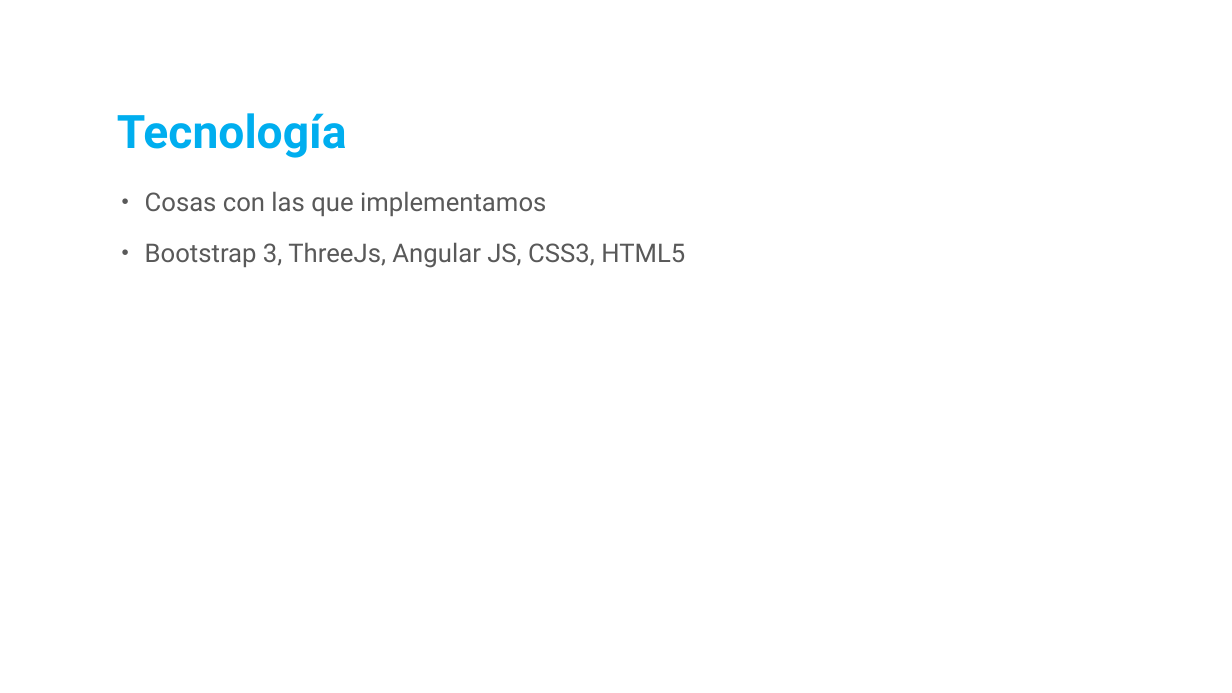
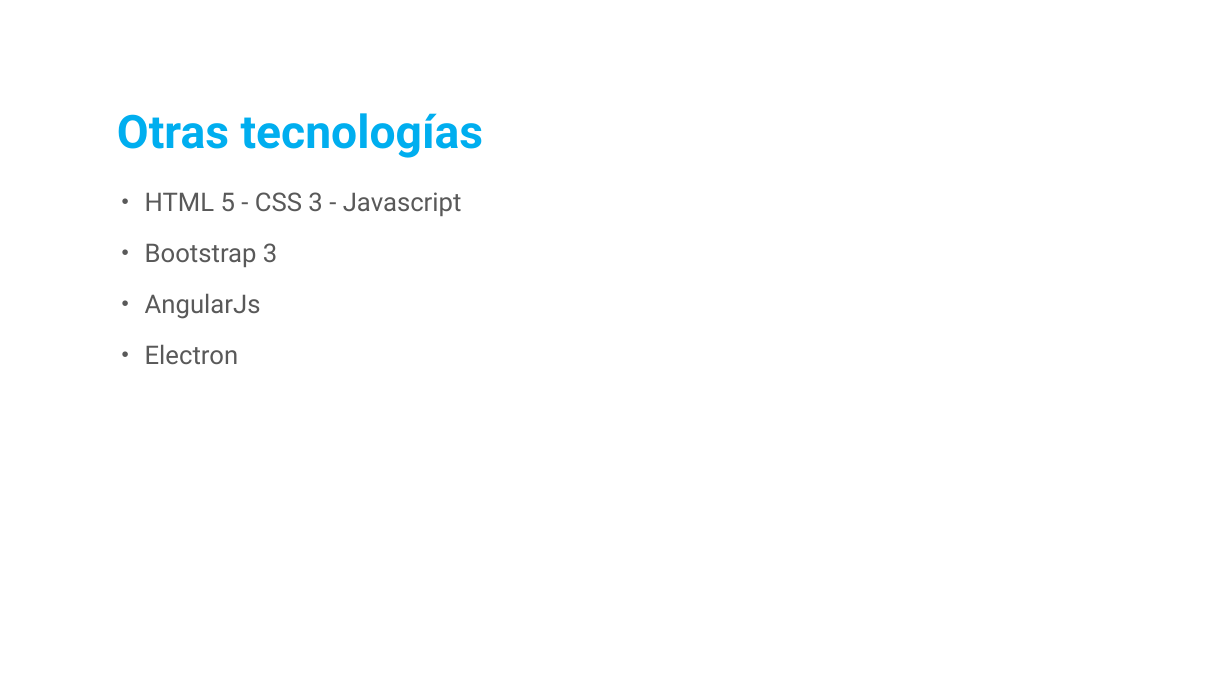
Before and after one commit to oliveraRafa/IETFEM, a slide deck: slide 15 of Tesis/Tesis.pptx (slide 10 before the commit). Drawn at 1232x693 pixels with LibreOffice and Linux fonts; fonts in the diff are those of the drawing; background and template pictures are left out. Boxes give left, top, right and bottom in pixels: in the first picture for what was removed or moved away, otherwise in the second. Text is boxed around its words. In the diff, an @@ line names an element or a change of style, - is before the commit and + after.

```diff
--- a/Tesis/Tesis.pptx
+++ b/Tesis/Tesis.pptx
@@ title at <box>117,113,483,158</box>: text changed @@
-Tecnología
+Otras tecnologías
@@ text at <box>145,192,462,364</box>: text changed @@
-• Cosas con las que implementamos
-• Bootstrap 3, ThreeJs, Angular JS, CSS3, HTML5
+• HTML 5 - CSS 3 - Javascript
+• Bootstrap 3
+• AngularJs
+• Electron
```
Also in this commit, not shown: 11 other slides changed, 9 slides added, 14 slides removed.
